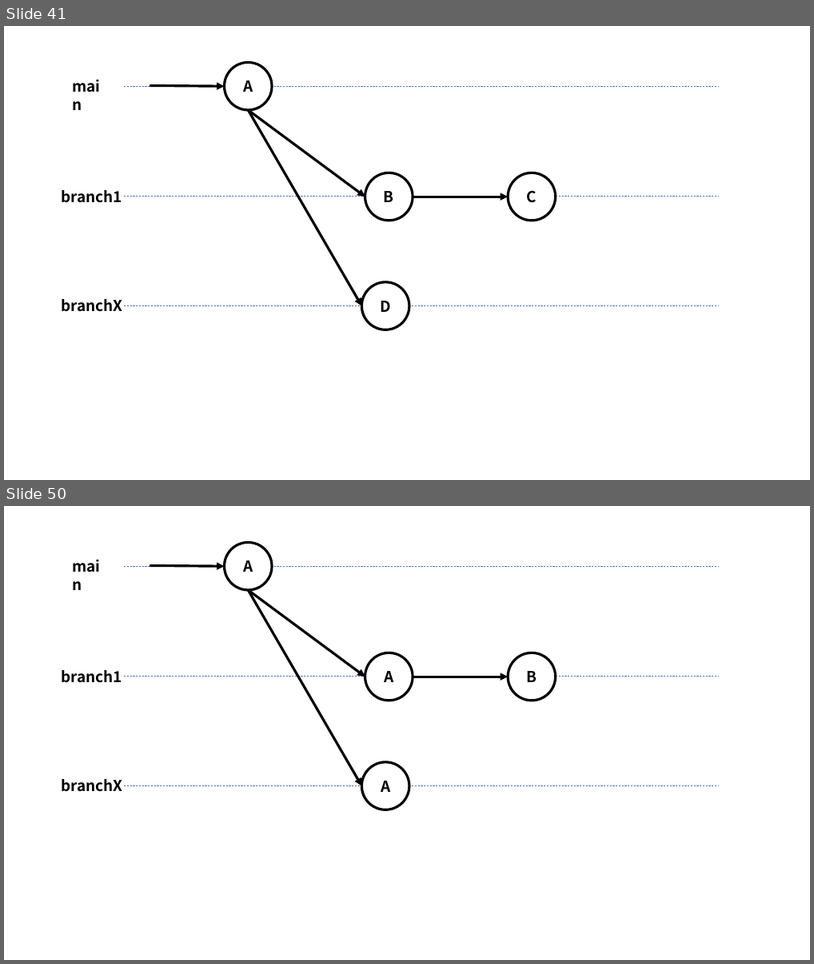
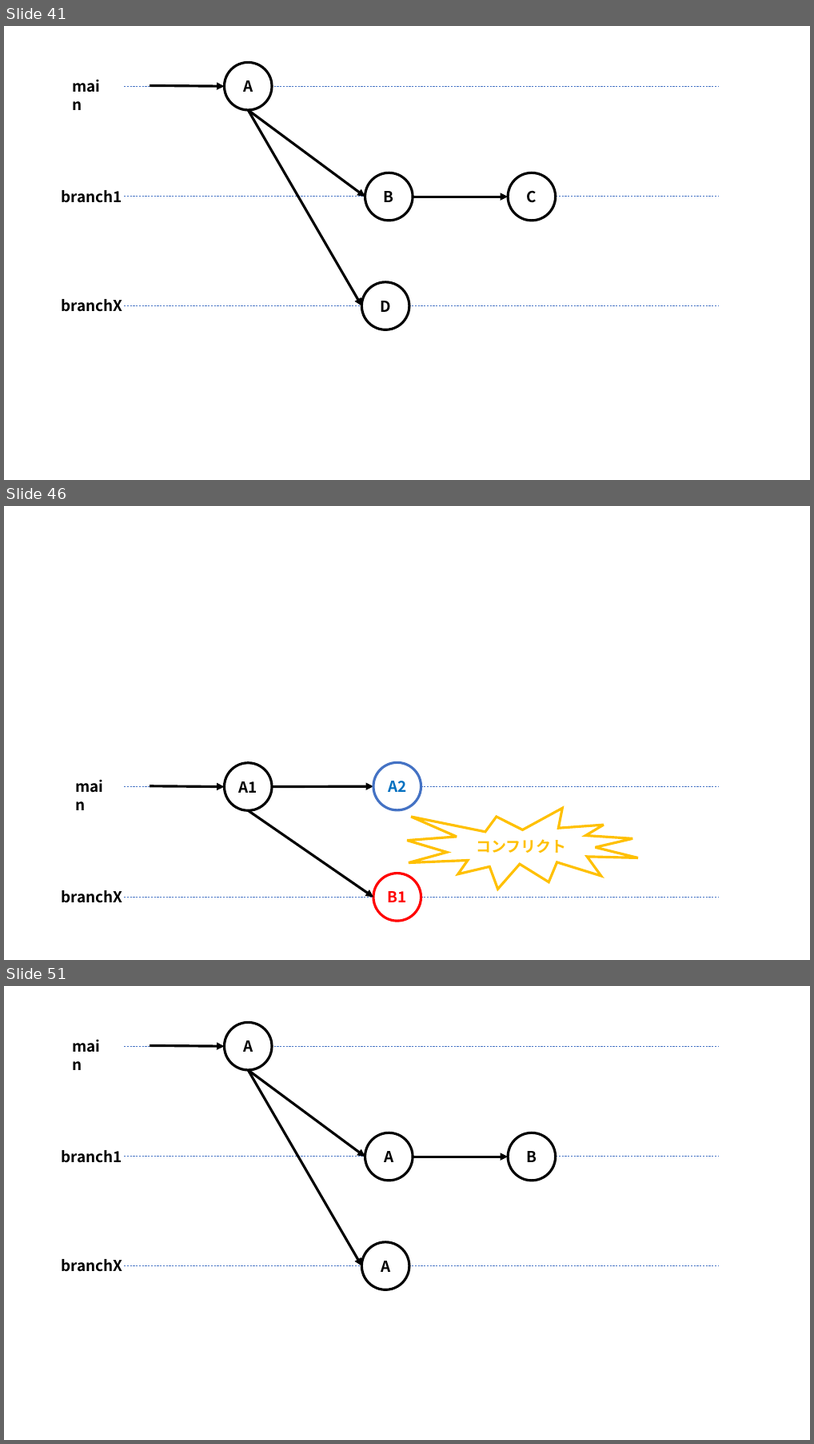
Before and after one commit to nishida2073/ai_navive, a slide deck: 01_テキスト/Git入門_図.pptx. Shown one above the other, each under a label of ours: slides 41 and 50 before the commit, slides 41, 46 and 51 after it; the slides between them are not shown. The pictures are 814x964 and 814x1444 pixels, drawn with LibreOffice and Linux fonts; fonts in the diff are those of the drawing. Boxes give left, top, right and bottom in pixels: in the first picture for what was removed or moved away, otherwise in the second. Text is boxed around its words. In the diff, an @@ line names an element or a change of style, - is before the commit and + after.

```diff
--- a/01_テキスト/Git入門_図.pptx
+++ b/01_テキスト/Git入門_図.pptx
@@ slide 46 added at [4,506,810,960], background #FFFFFF @@
@@ ellipse added at [224,763,272,810], fill #FFFFFF, outline #000000 3 pt, 18 pt, text #000000, bold @@
+A1
@@ ellipse added at [374,763,422,810], fill #FFFFFF, outline #4472C4 3 pt, 18 pt, text #0070C0, bold @@
+A2
@@ text added at [70,775,118,799], 18 pt, text #000000, bold @@
+main
@@ line added from (124, 787) to (720, 787), #4472C4 0.5 pt dashed @@
@@ arrow added from (150, 786) to (224, 787), #000000 3 pt @@
@@ arrow added from (272, 787) to (374, 786), #000000 3 pt @@
@@ arrow added from (249, 810) to (374, 896), #000000 3 pt @@
@@ irregular seal added at [407,808,638,889], fill #FFFFFF, outline #FFC000 3 pt, 18 pt, text #FFC000, bold @@
+コンフリクト
@@ ellipse added at [374,873,422,921], fill #FFFFFF, outline #FF0000 3 pt, 18 pt, text #FF0000, bold @@
+B1
@@ text added at [61,890,122,903], 18 pt, text #000000, bold @@
+branchX
@@ line added from (124, 896) to (720, 896), #4472C4 0.5 pt dashed @@
@@ what was slide 50 is now slide 51 @@
```
Also in this commit, not shown: 11 slides changed, 1 other file.
